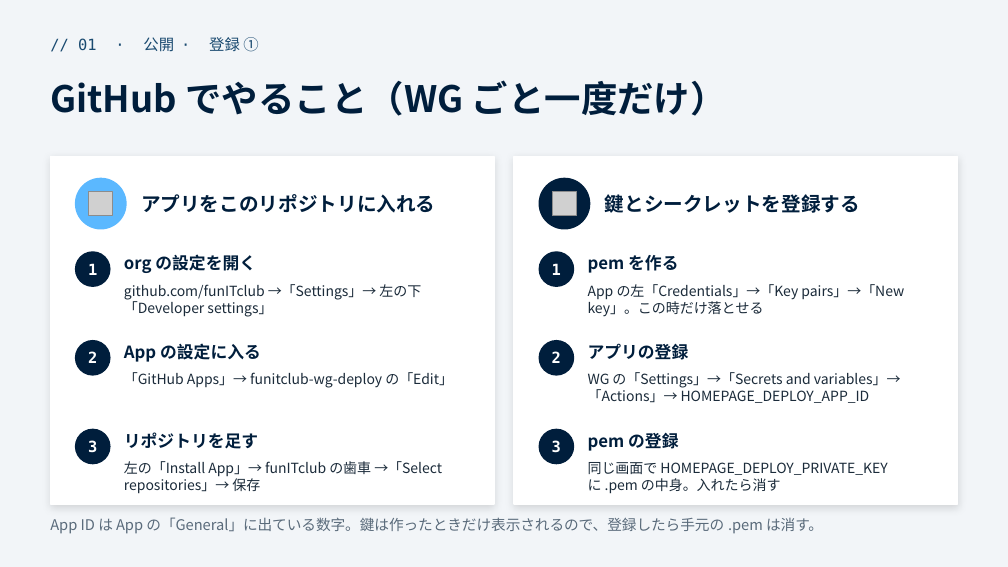
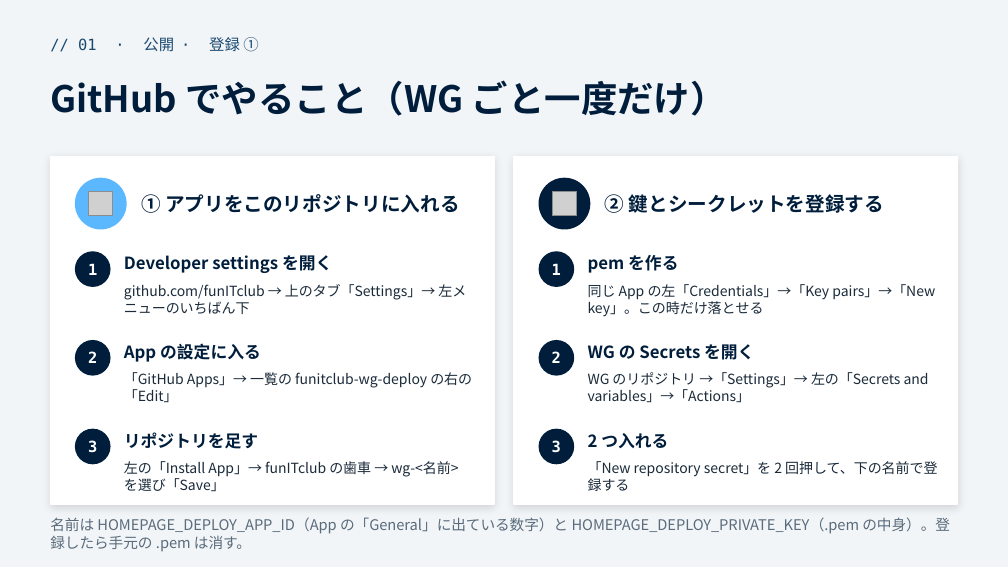
Before and after one commit to funITclub/homepage, a slide deck: slide 11 of static/guide/01_リポジトリの作り方と運用.pptx. Drawn at 1008x567 pixels with LibreOffice and Linux fonts; fonts in the diff are those of the drawing; grey boxes stand for pictures. Boxes give left, top, right and bottom in pixels: in the first picture for what was removed or moved away, otherwise in the second. Text is boxed around its words. In the diff, an @@ line names an element or a change of style, - is before the commit and + after.

```diff
--- a/static/guide/01_リポジトリの作り方と運用.pptx
+++ b/static/guide/01_リポジトリの作り方と運用.pptx
@@ text at (141, 194, 459, 213): text changed @@
-アプリをこのリポジトリに入れる
+① アプリをこのリポジトリに入れる
@@ text at (605, 194, 884, 213): text changed @@
-鍵とシークレットを登録する
+② 鍵とシークレットを登録する
@@ text at (124, 255, 332, 273): text changed @@
-org の設定を開く
+Developer settings を開く
@@ text at (124, 284, 466, 314): text changed @@
-github.com/funITclub →「Settings」→ 左の下「Developer settings」
+github.com/funITclub → 上のタブ「Settings」→ 左メニューのいちばん下
@@ text at (588, 284, 935, 317): text changed @@
-App の左「Credentials」→「Key pairs」→「New key」。この時だけ落とせる
+同じ App の左「Credentials」→「Key pairs」→「New key」。この時だけ落とせる
@@ text at (588, 344, 754, 360): text changed @@
-アプリの登録
+WG の Secrets を開く
@@ text at (124, 372, 472, 403): text changed @@
-「GitHub Apps」→ funitclub-wg-deploy の「Edit」
+「GitHub Apps」→ 一覧の funitclub-wg-deploy の右の「Edit」
@@ text at (588, 372, 929, 403): text changed @@
-WG の「Settings」→「Secrets and variables」→「Actions」→ HOMEPAGE_DEPLOY_APP_ID
+WG のリポジトリ →「Settings」→ 左の「Secrets and variables」→「Actions」
@@ text at (588, 433, 668, 448): text changed @@
-pem の登録
+2 つ入れる
@@ text at (124, 461, 458, 492): text changed @@
-左の「Install App」→ funITclub の歯車 →「Select repositories」→ 保存
+左の「Install App」→ funITclub の歯車 → wg-<名前> を選び「Save」
@@ text at (588, 461, 937, 491): text changed @@
-同じ画面で HOMEPAGE_DEPLOY_PRIVATE_KEY に .pem の中身。入れたら消す
+「New repository secret」を 2 回押して、下の名前で登録する
@@ text at (50, 517, 950, 551): text changed @@
-App ID は App の「General」に出ている数字。鍵は作ったときだけ表示されるので、登録したら手元の .pem は消す。
+名前は HOMEPAGE_DEPLOY_APP_ID（App の「General」に出ている数字）と HOMEPAGE_DEPLOY_PRIVATE_KEY（.pem の中身）。登録したら手元の .pem は消す。
```
Also in this commit, not shown: 4 other files.
